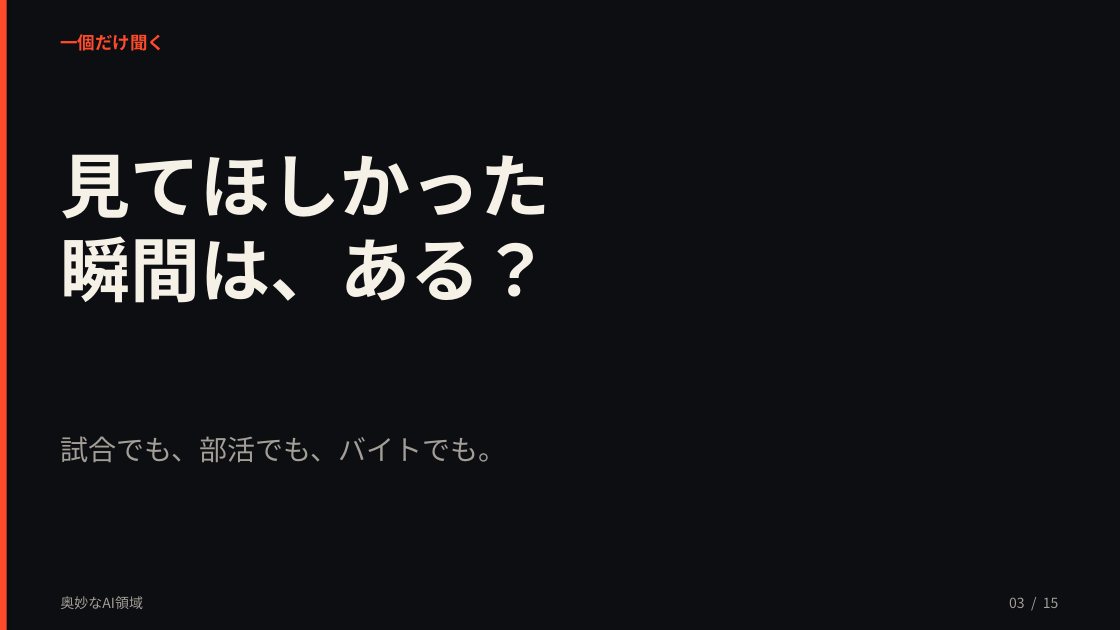
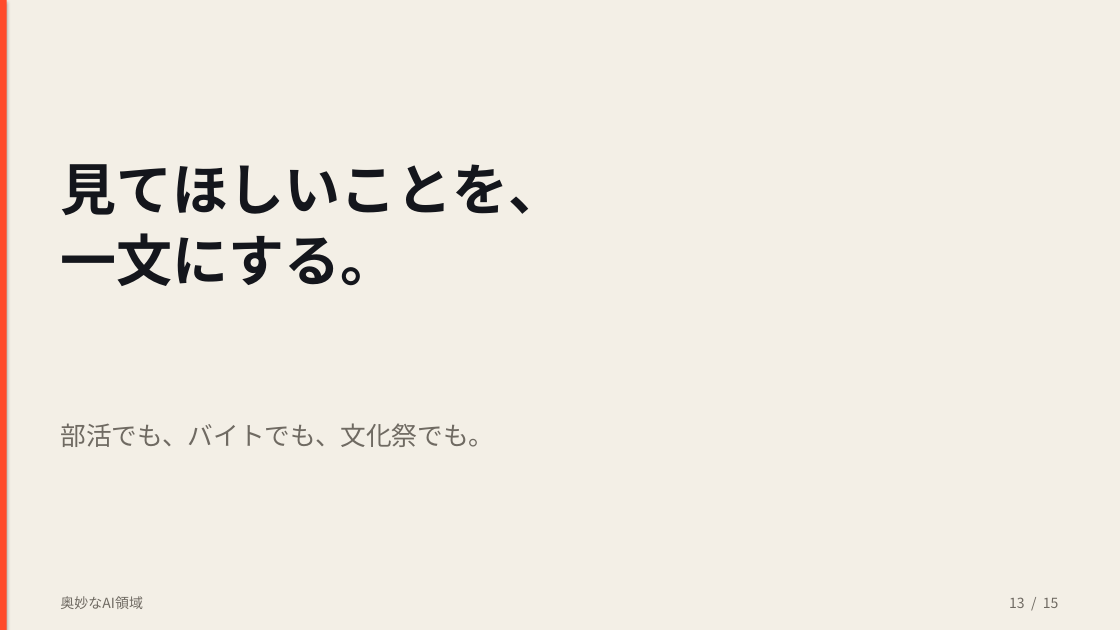
Before and after one commit to kouyozhang-design/vodcoach-ai, a slide deck: slide 13 of presentation/奥妙なAI領域.pptx (slide 3 before the commit). Drawn at 1120x630 pixels with LibreOffice and Linux fonts; fonts in the diff are those of the drawing. Boxes give left, top, right and bottom in pixels: in the first picture for what was removed or moved away, otherwise in the second. Text is boxed around its words. In the diff, an @@ line names an element or a change of style, - is before the commit and + after.

```diff
--- a/presentation/奥妙なAI領域.pptx
+++ b/presentation/奥妙なAI領域.pptx
@@ background #0C0E12 to #F3EFE6 @@
@@ text removed at <box>60,34,165,51</box> @@
-一個だけ聞く
@@ text at <box>60,164,564,286</box>: text changed; size 60 to 48 pt; text colour #F6F1E7 to #14161C @@
-見てほしかった
-瞬間は、ある？
+見てほしいことを、
+一文にする。
@@ text at <box>60,423,494,447</box>: text changed; size 24 to 22 pt; text colour #A39E96 to #6F6A62 @@
-試合でも、部活でも、バイトでも。
+部活でも、バイトでも、文化祭でも。
@@ text "奥妙なAI領域" at <box>60,596,143,609</box>: text colour #A39E96 to #6F6A62 @@
@@ text at <box>1009,597,1059,608</box>: text changed; text colour #A39E96 to #6F6A62 @@
-03 / 15
+13 / 15
```
Also in this commit, not shown: 4 other slides changed, 10 slides added, 11 slides removed, 2 other files.
